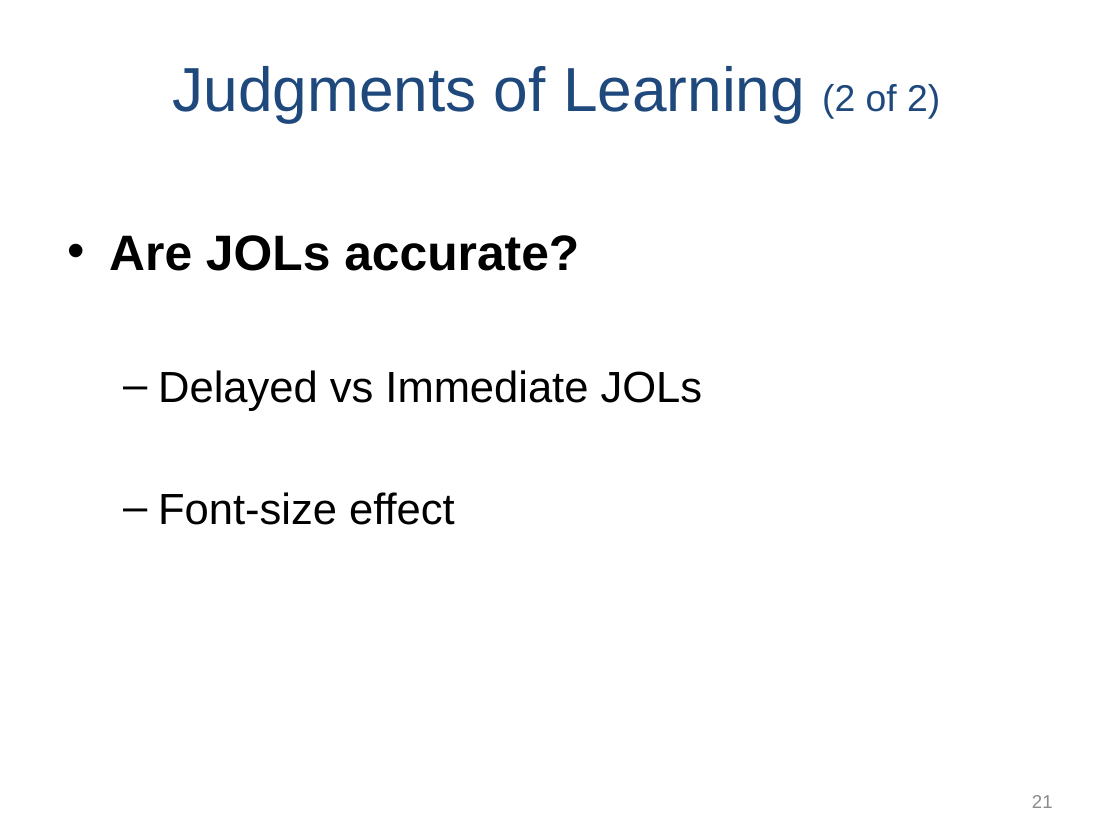
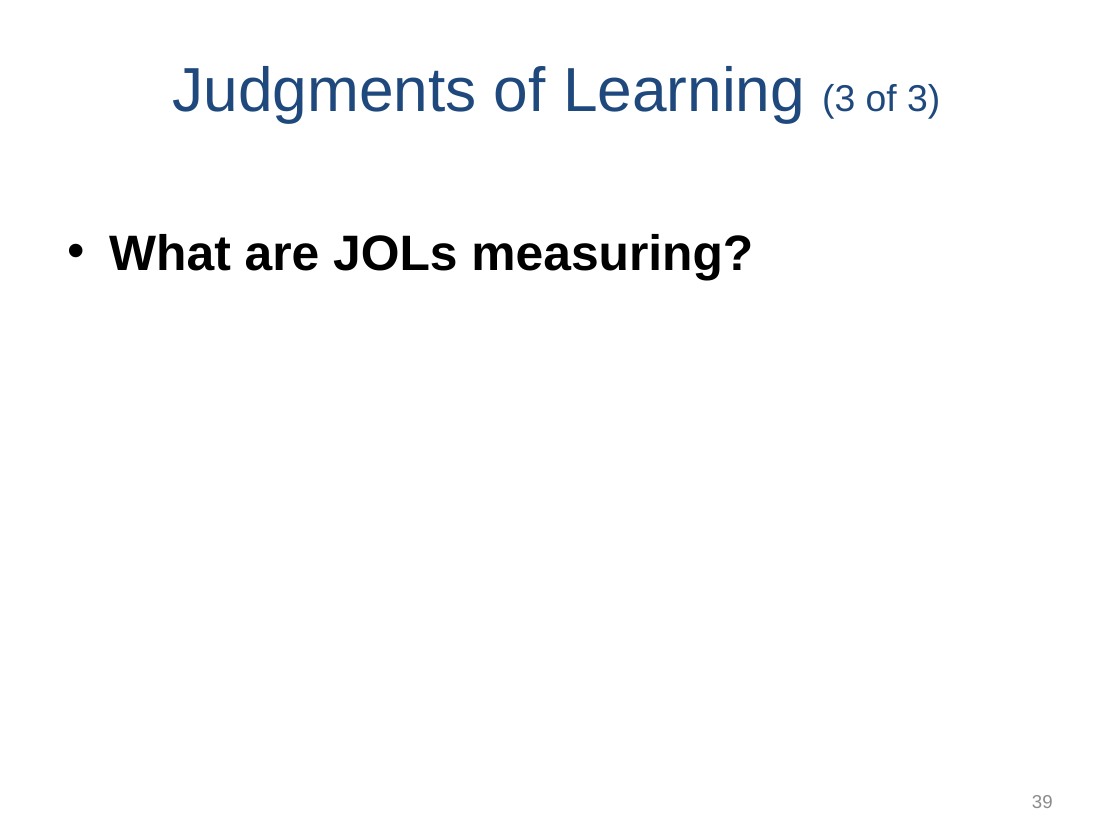
Before and after one commit to npm27/Teaching-Materials, a slide deck: slide 39 of Memory/Slides/Chapter 8.PPTX (slide 21 before the commit). Drawn at 1120x840 pixels with LibreOffice and Linux fonts; fonts in the diff are those of the drawing. Boxes give left, top, right and bottom in pixels: in the first picture for what was removed or moved away, otherwise in the second. Text is boxed around its words. In the diff, an @@ line names an element or a change of style, - is before the commit and + after.

```diff
--- a/Memory/Slides/Chapter 8.PPTX
+++ b/Memory/Slides/Chapter 8.PPTX
@@ title at (173, 66, 940, 122): text changed @@
-Judgments of Learning (2 of 2)
+Judgments of Learning (3 of 3)
@@ text at (109, 234, 753, 280): text changed; size 28 to 32 pt; bold on @@
-• Are JOLs accurate?
-  – Delayed vs Immediate JOLs
-  – Font-size effect
+• What are JOLs measuring?
@@ page number at (1032, 795, 1053, 808): text changed @@
-21
+39
```
Also in this commit, not shown: 18 slides added.
